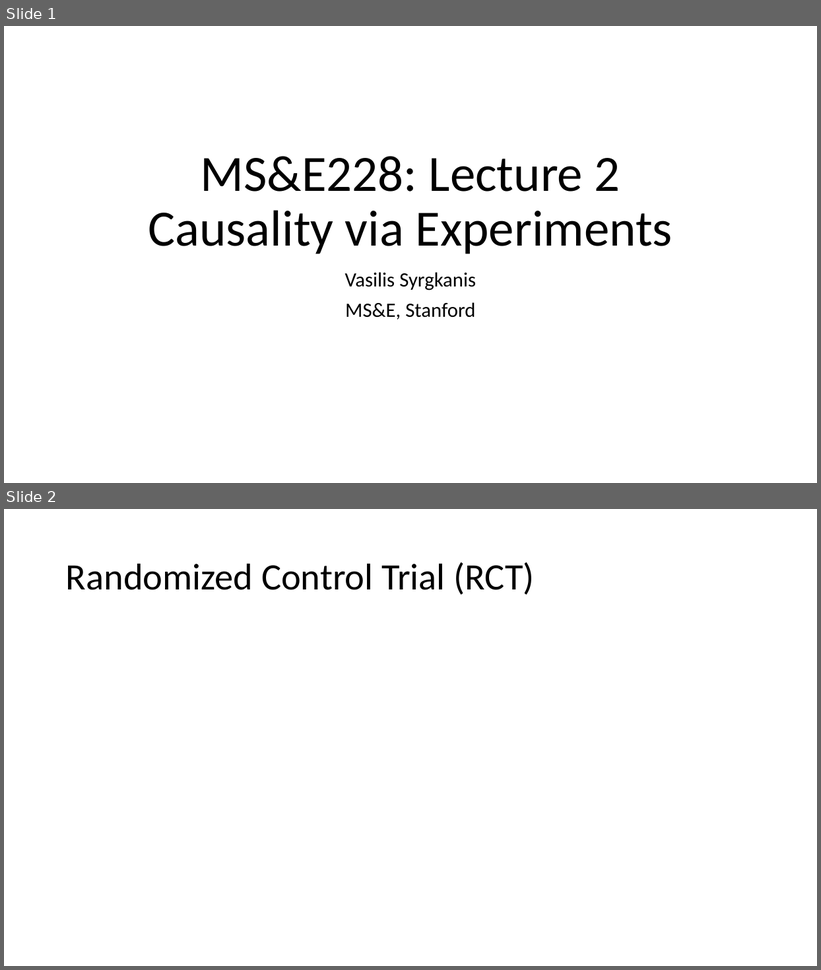
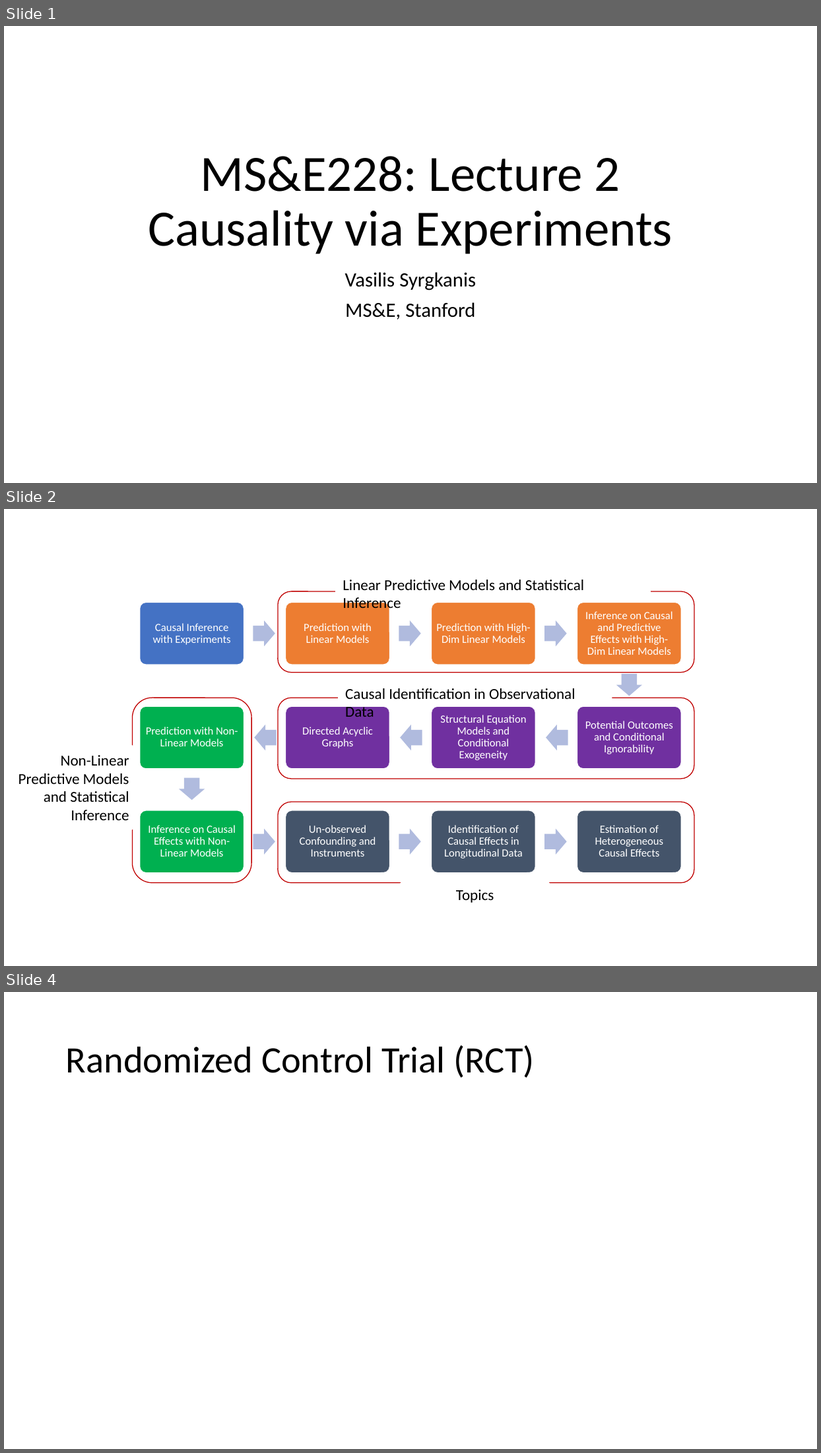
Before and after one commit to stanford-msande228/winter23, a slide deck: MSANDE228_Lecture2_Causality_via_Experiments.pptx. Shown one above the other, each under a label of ours: slides 1 and 2 before the commit, slides 1, 2 and 4 after it; the slides between them are not shown. The pictures are 821x970 and 821x1453 pixels, drawn with LibreOffice and Linux fonts; fonts in the diff are those of the drawing; grey boxes stand for pictures. Boxes give left, top, right and bottom in pixels: in the first picture for what was removed or moved away, otherwise in the second. Text is boxed around its words. In the diff, an @@ line names an element or a change of style, - is before the commit and + after.

```diff
--- a/MSANDE228_Lecture2_Causality_via_Experiments.pptx
+++ b/MSANDE228_Lecture2_Causality_via_Experiments.pptx
@@ slide 2 added at bbox=[4, 509, 817, 966], background #FFFFFF @@
@@ text added at bbox=[343, 580, 584, 613], 18 pt, text #000000 @@
+Linear Predictive Models and Statistical Inference
@@ rounded rectangle added at bbox=[278, 591, 694, 673], outline #C00000 1 pt @@
@@ rounded rectangle added at bbox=[338, 680, 612, 707], fill #FFFFFF, 18 pt, text #000000 @@
+Causal Identification in Observational Data
@@ rounded rectangle added at bbox=[132, 698, 252, 883], outline #C00000 1 pt @@
@@ rounded rectangle added at bbox=[278, 698, 694, 779], outline #C00000 1 pt @@
@@ text added at bbox=[19, 755, 129, 821], 18 pt, text #000000 @@
+Non-Linear Predictive Models and Statistical Inference
@@ rounded rectangle added at bbox=[278, 803, 694, 883], outline #C00000 1 pt @@
@@ group added at bbox=[140, 602, 682, 873]: 12 rounded rectangles, 12 texts, 11 right arrows @@
+Causal Inference with Experiments
+Prediction with Linear Models
+Prediction with High-Dim Linear Models
+Inference on Causal and Predictive Effects with High-Dim Linear Models
+Potential Outcomes and Conditional Ignorability
+Structural Equation Models and Conditional Exogeneity
+Directed Acyclic Graphs
+Prediction with Non-Linear Models
+Inference on Causal Effects with Non-Linear Models
+Un-observed Confounding and Instruments
+Identification of Causal Effects in Longitudinal Data
+Estimation of Heterogeneous Causal Effects
@@ text added at bbox=[456, 890, 494, 903], 18 pt, text #000000 @@
+Topics
@@ what was slide 2 is now slide 4 @@
```
Also in this commit, not shown: 1 other slide added, 7 other files.
